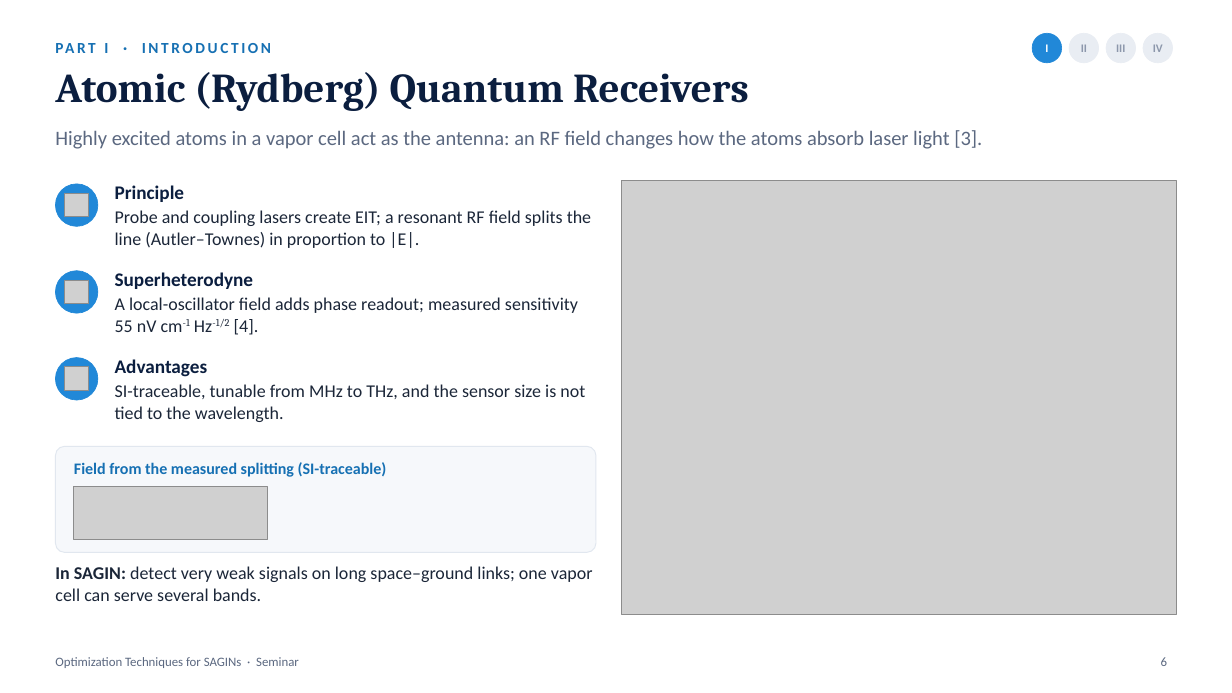
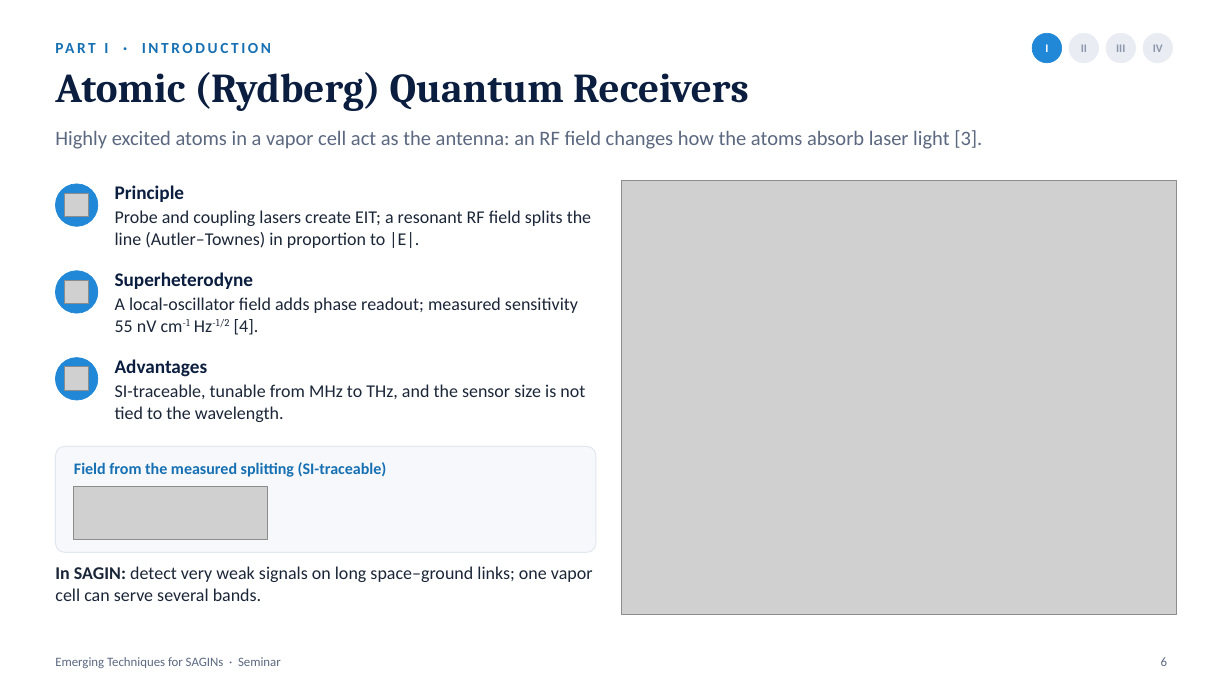
Before and after one commit to zhang1988miao-collab/SAGIN_simulation, a slide deck: slide 6 of seminar/SAGIN_Optimization_Seminar.pptx. Drawn at 1232x693 pixels with LibreOffice and Linux fonts; fonts in the diff are those of the drawing; grey boxes stand for pictures. Boxes give left, top, right and bottom in pixels: in the first picture for what was removed or moved away, otherwise in the second. Text is boxed around its words. In the diff, an @@ line names an element or a change of style, - is before the commit and + after.

```diff
--- a/seminar/SAGIN_Optimization_Seminar.pptx
+++ b/seminar/SAGIN_Optimization_Seminar.pptx
@@ text at bbox=[55, 657, 281, 668]: text changed @@
-Optimization Techniques for SAGINs · Seminar
+Emerging Techniques for SAGINs · Seminar
```
Also in this commit, not shown: 19 other slides changed, 2 other files.
